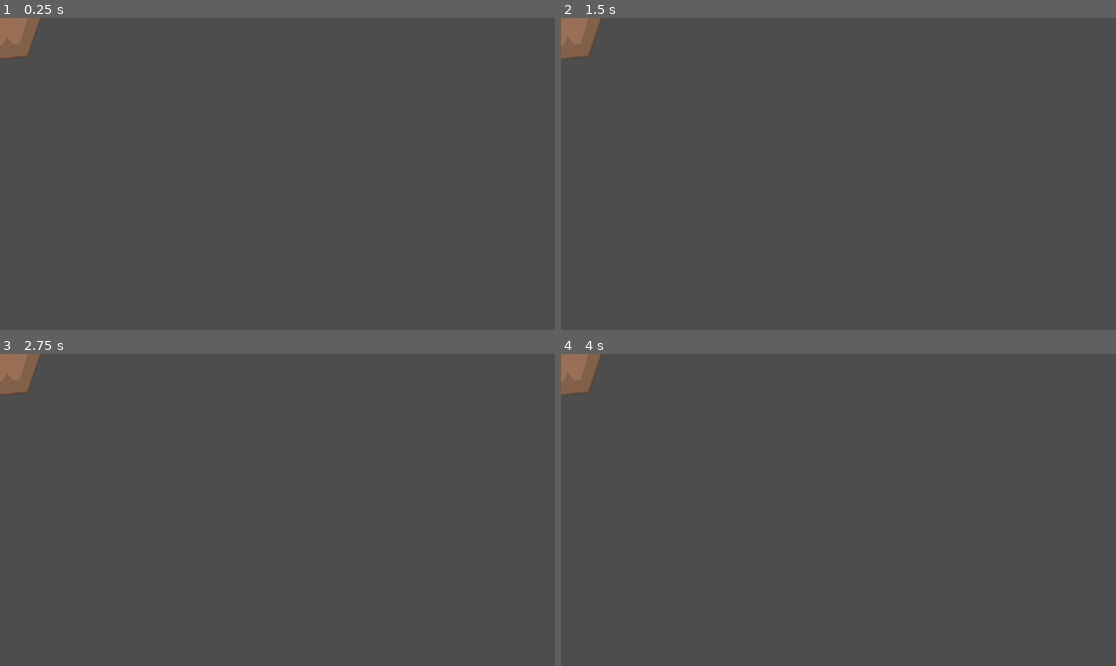
Above: before the commit, frames 1-4 (two rows, left to right).
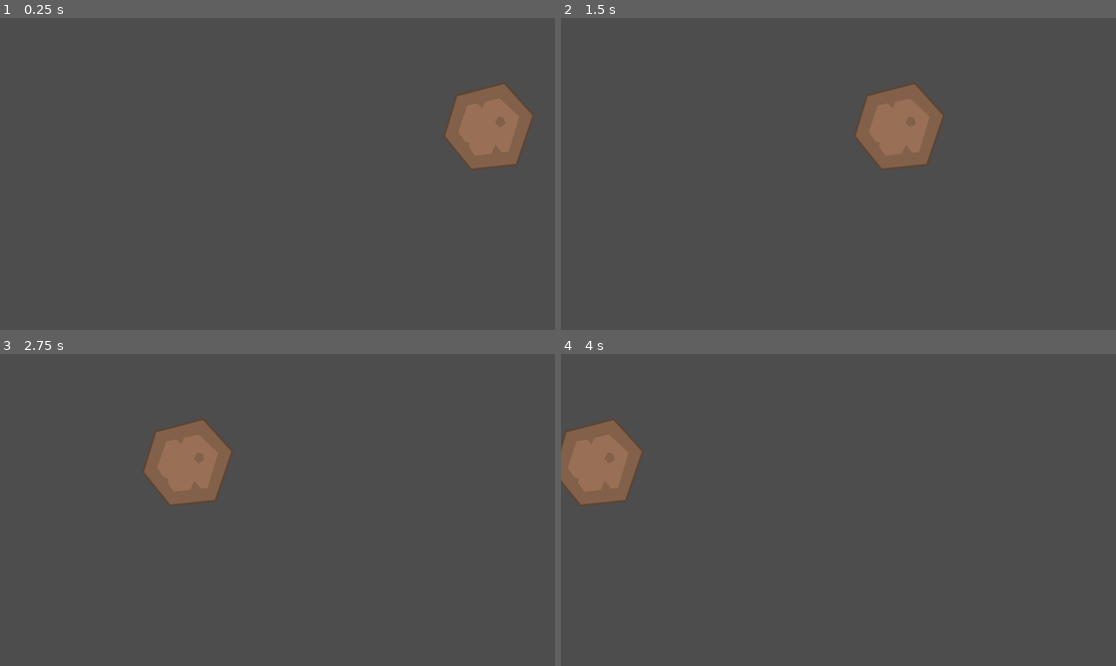
Above: after the commit, the same moments.

Repository: hatorob/learn-dev-games-godot-asteroid-shooter
Game: Godot game, scene res://scenes/asteroids/big_asteroid.tscn
Same seed, same stepped clock (60 frames per second), same inputs: the game is played once before the commit and once after it. The project has no main scene, so this scene is started directly.
Inputs:
- Up to frame 1 (0.25 s): no input
- Up to frame 2 (1.5 s): no input
- Up to frame 3 (2.75 s): no input
- Up to frame 4 (4 s): no input

The runs differ from the first frame. In frame 1, 4.0% of the frame differs, in the area x 0-97%, y 0-49%; in frame 2, 4.0%; in frame 3, 4.0%; in frame 4, 3.9%.

Commit message:
feat: Agregamos movimiento del asteroide, es solo la parte inicial

Diff:
--- /dev/null
+++ b/scenes/asteroids/asteroid.gd
@@ -0,0 +1,12 @@
+extends Area2D
+
+var speed = 250
+
+# Called every frame. 'delta' is the elapsed time since the previous frame.
+func _process(delta):
+	#print("Posición en x ")
+	#print(position.x)
+	#print("Valor delta ")
+	#print(delta)
+	# el delta es el tiempo en pixeles por segundo (delta time)
+	position.x -= speed * delta
--- a/scenes/asteroids/big_asteroid.tscn
+++ b/scenes/asteroids/big_asteroid.tscn
@@ -1,11 +1,14 @@
 [gd_scene format=3 uid="uid://ber3er2visd3a"]
 
 [ext_resource type="Texture2D" uid="uid://df1g1usfs4r2s" path="res://assets/sprites/rock-big.png" id="1_6lffe"]
+[ext_resource type="Script" uid="uid://b1dciimbp7rdq" path="res://scenes/asteroids/asteroid.gd" id="1_y2s20"]
 
 [sub_resource type="CircleShape2D" id="CircleShape2D_y2s20"]
 radius = 80.1561
 
 [node name="BigAsteroid" type="Area2D" unique_id=1669415260]
+position = Vector2(1077, 225)
+script = ExtResource("1_y2s20")
 metadata/_edit_group_ = true
 
 [node name="Sprite2D" type="Sprite2D" parent="." unique_id=39603053]
Not shown, added: scenes/asteroids/asteroid.gd.uid
